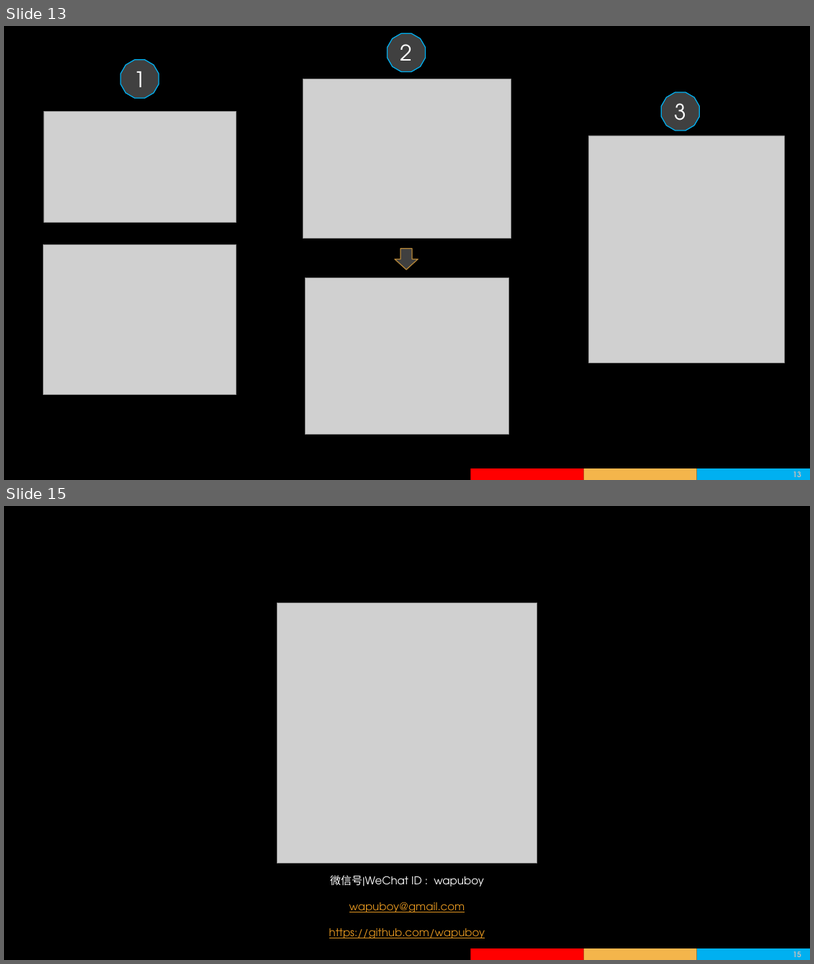
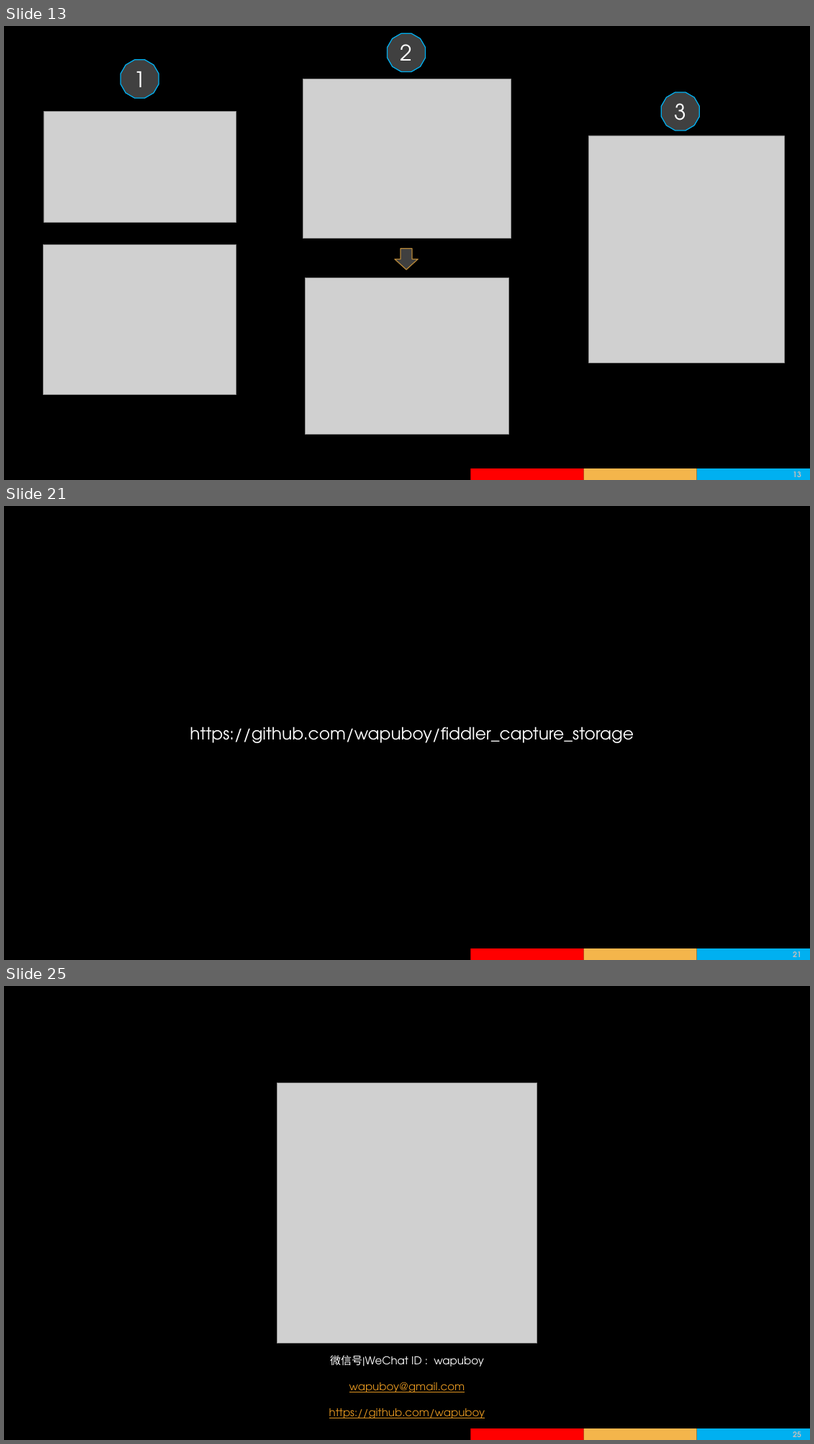
Before and after one commit to wapuboy/ha_how_to, a slide deck: 用Fiddler进行系统调试和运营分析.pptx. Shown one above the other, each under a label of ours: slides 13 and 15 before the commit, slides 13, 21 and 25 after it; the slides between them are not shown. The pictures are 814x964 and 814x1444 pixels, drawn with LibreOffice and Linux fonts; fonts in the diff are those of the drawing; grey boxes stand for pictures; background and template pictures are left out. Boxes give left, top, right and bottom in pixels: in the first picture for what was removed or moved away, otherwise in the second. Text is boxed around its words. In the diff, an @@ line names an element or a change of style, - is before the commit and + after.

```diff
--- a/用Fiddler进行系统调试和运营分析.pptx
+++ b/用Fiddler进行系统调试和运营分析.pptx
@@ slide 21 added at box(4, 506, 810, 960), background picture (left out); not listed: 4 template elements that a slide beside it also shows @@
@@ text added at box(190, 726, 633, 743), 28 pt, text #FFFFFF @@
+https://github.com/wapuboy/fiddler_capture_storage
@@ what was slide 15 is now slide 25 @@
@@ page number at box(793, 1431, 802, 1437): text changed @@
-15
+25
```
Also in this commit, not shown: 3 slides changed, 10 other slides added, 1 slide removed.
